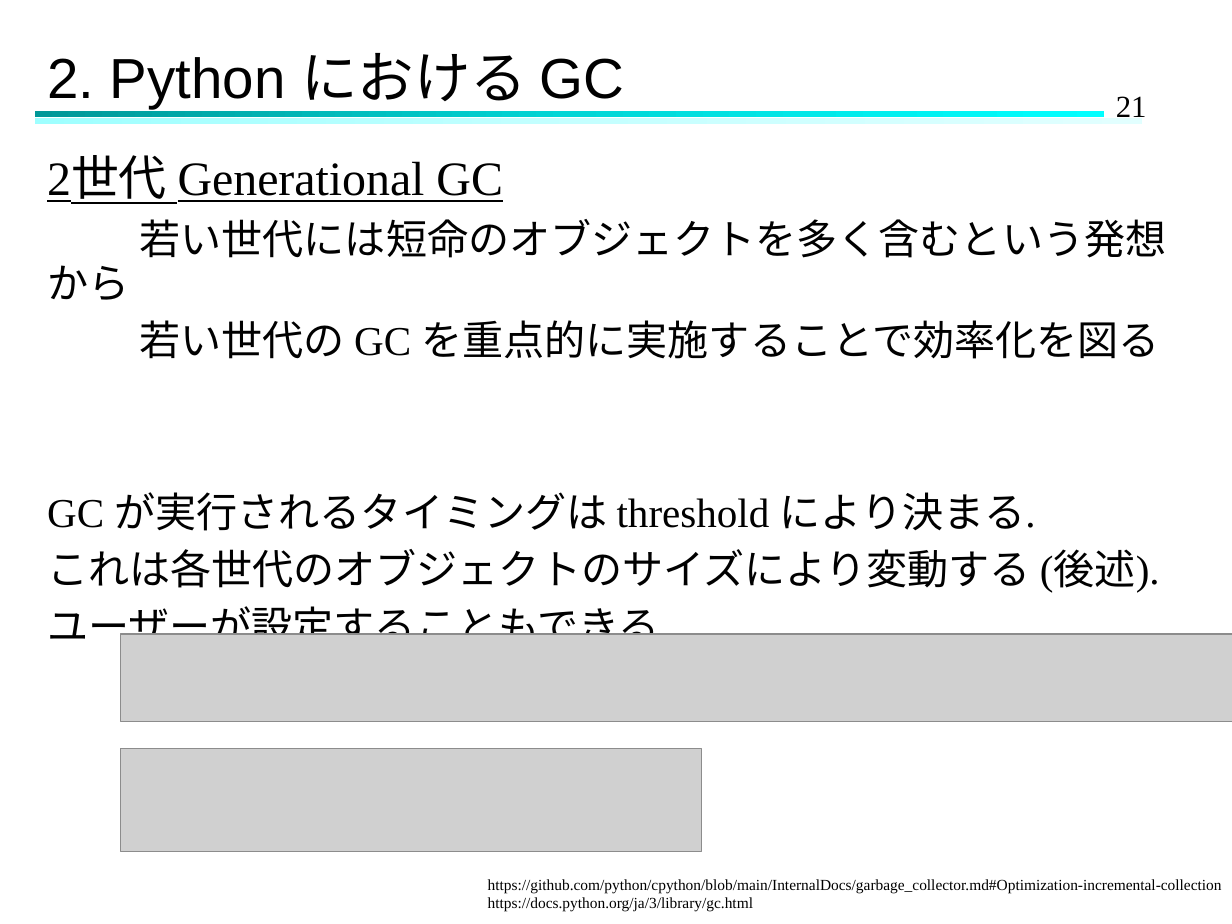
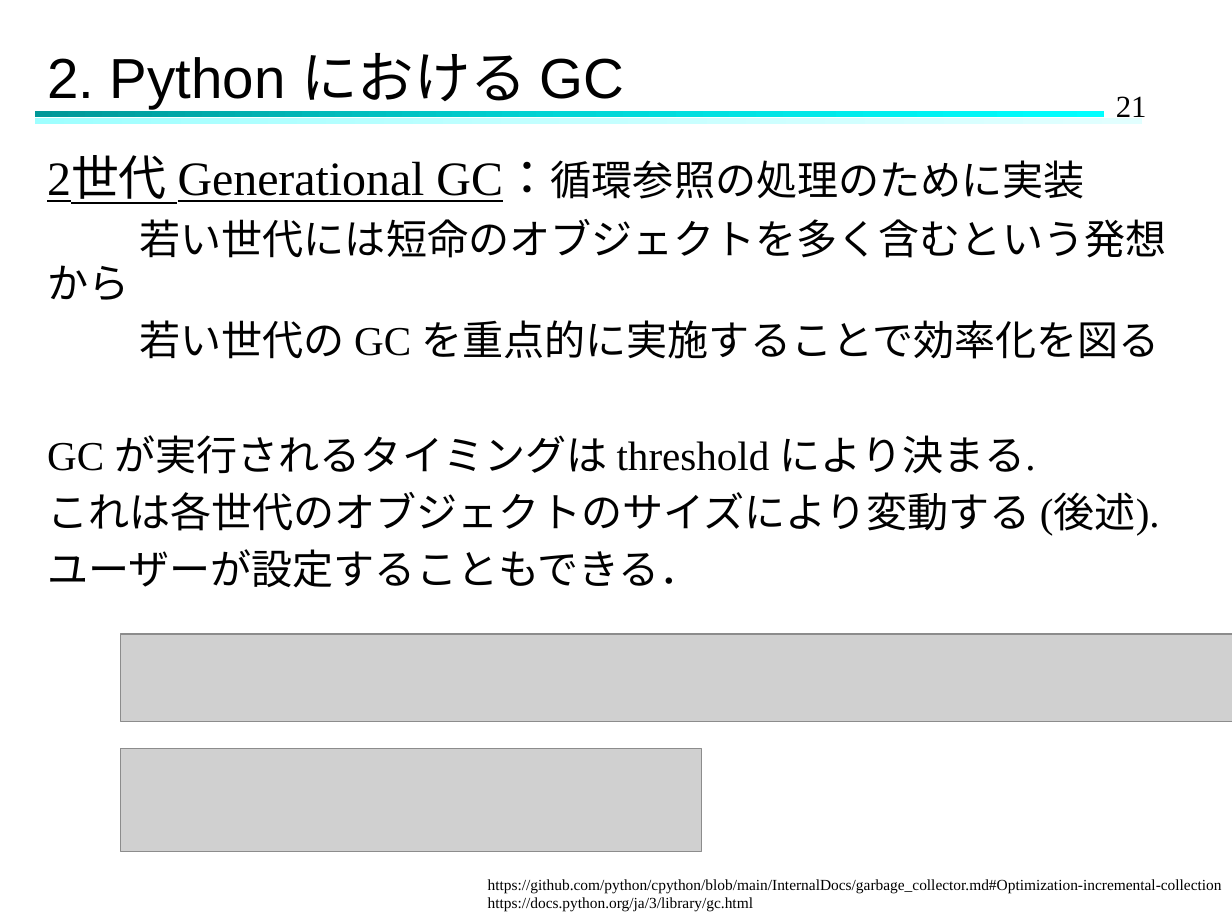
Before and after one commit to Hinata-Mikami/HinataMikami, a slide deck: slide 21 of 研究室関連/ゼミ/2024.11.27ゼミ.pptx. Drawn at 1232x924 pixels with LibreOffice and Linux fonts; fonts in the diff are those of the drawing; grey boxes stand for pictures. Boxes give left, top, right and bottom in pixels: in the first picture for what was removed or moved away, otherwise in the second. Text is boxed around its words. In the diff, an @@ line names an element or a change of style, - is before the commit and + after.

```diff
--- a/研究室関連/ゼミ/2024.11.27ゼミ.pptx
+++ b/研究室関連/ゼミ/2024.11.27ゼミ.pptx
@@ text at box(47, 158, 1085, 204): text changed @@
-2世代 Generational GC
+2世代 Generational GC：循環参照の処理のために実装
```
Also in this commit, not shown: 14 other slides changed, 12 slides added, 2 other files.
